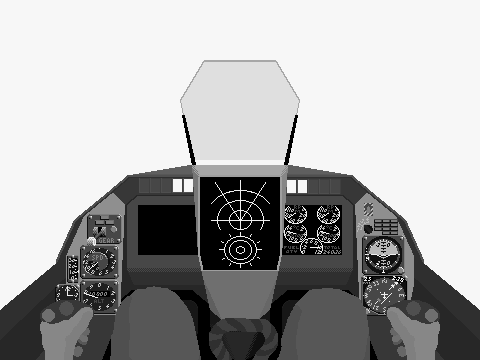
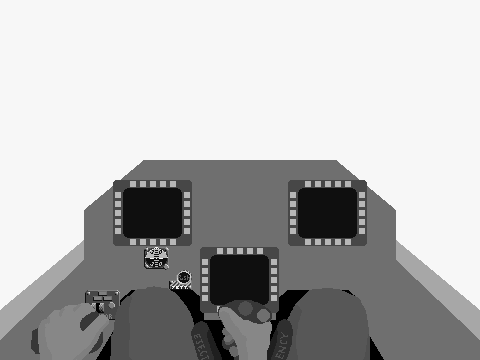
The second 480×360 image is a revision of the first. Changes to its layers:
hid "LeftHandStick" over <box>40,300,94,360</box>
hid "RightHandSide" over <box>387,307,440,360</box>
hid "StickSide" over <box>386,300,440,360</box>
showed "RightHandCenter" over <box>219,307,272,360</box>
showed "StickCenter" over <box>218,300,272,360</box>
showed "LeftHand" over <box>31,303,109,360</box>
hid "EjectTrigger_OneCenter" over <box>209,318,278,360</box>
showed "EjectTrigger" over <box>191,319,293,360</box>
added layer "F15E_Frgr" above "F15E_Bkgr copy" over <box>150,247,163,259</box>
added layer "F15E_Bkgr copy" above "F15E_Bkgr" over <box>85,180,367,320</box>
added layer "F15E_Frame" above "F16_Hood" over <box>0,160,480,360</box>
hid "Rafale_Hood" over <box>0,60,480,340</box>
hid "Rafale_Frgr" over <box>67,179,404,304</box>
hid "Rafale_Bkgr" over <box>55,175,408,360</box>
hid "Rafale_Frame" over <box>0,165,480,360</box>
